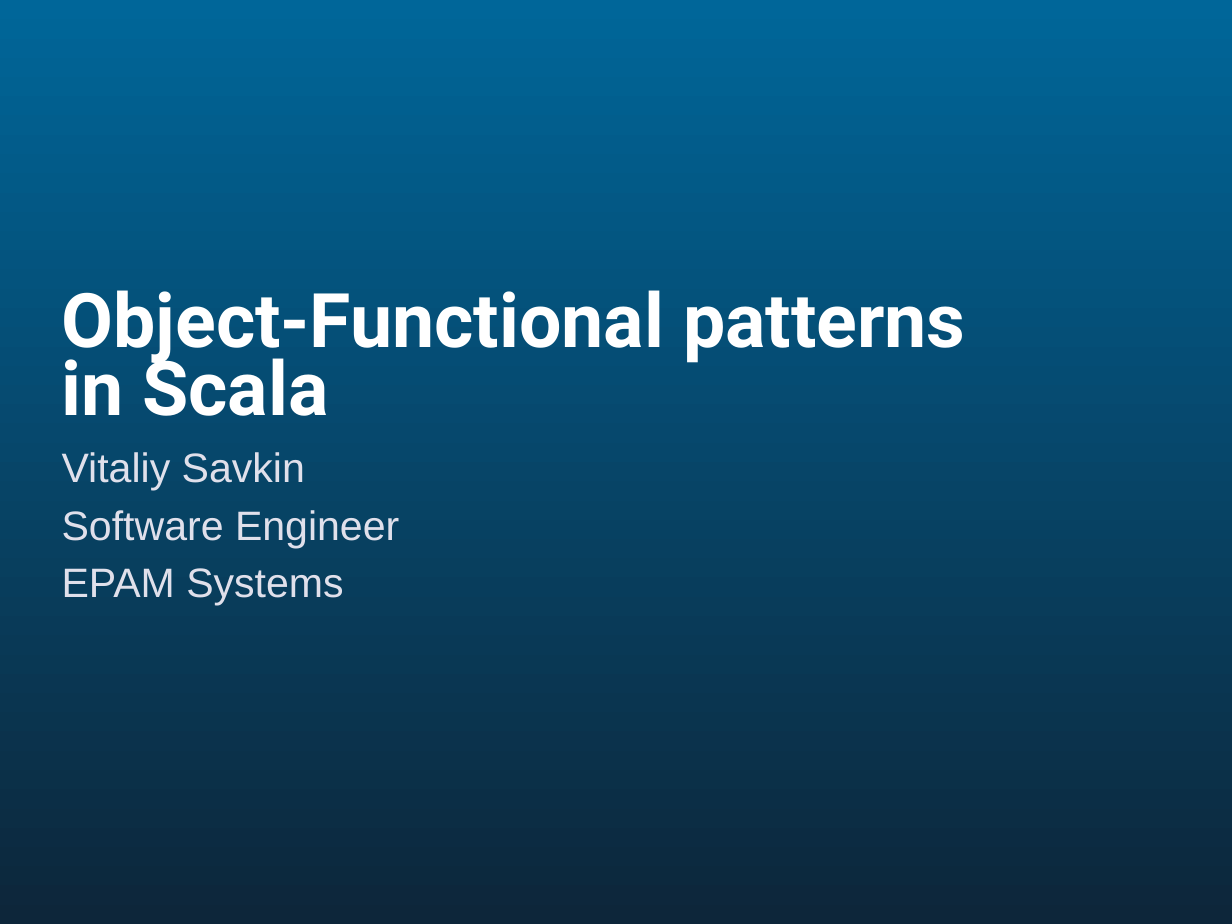
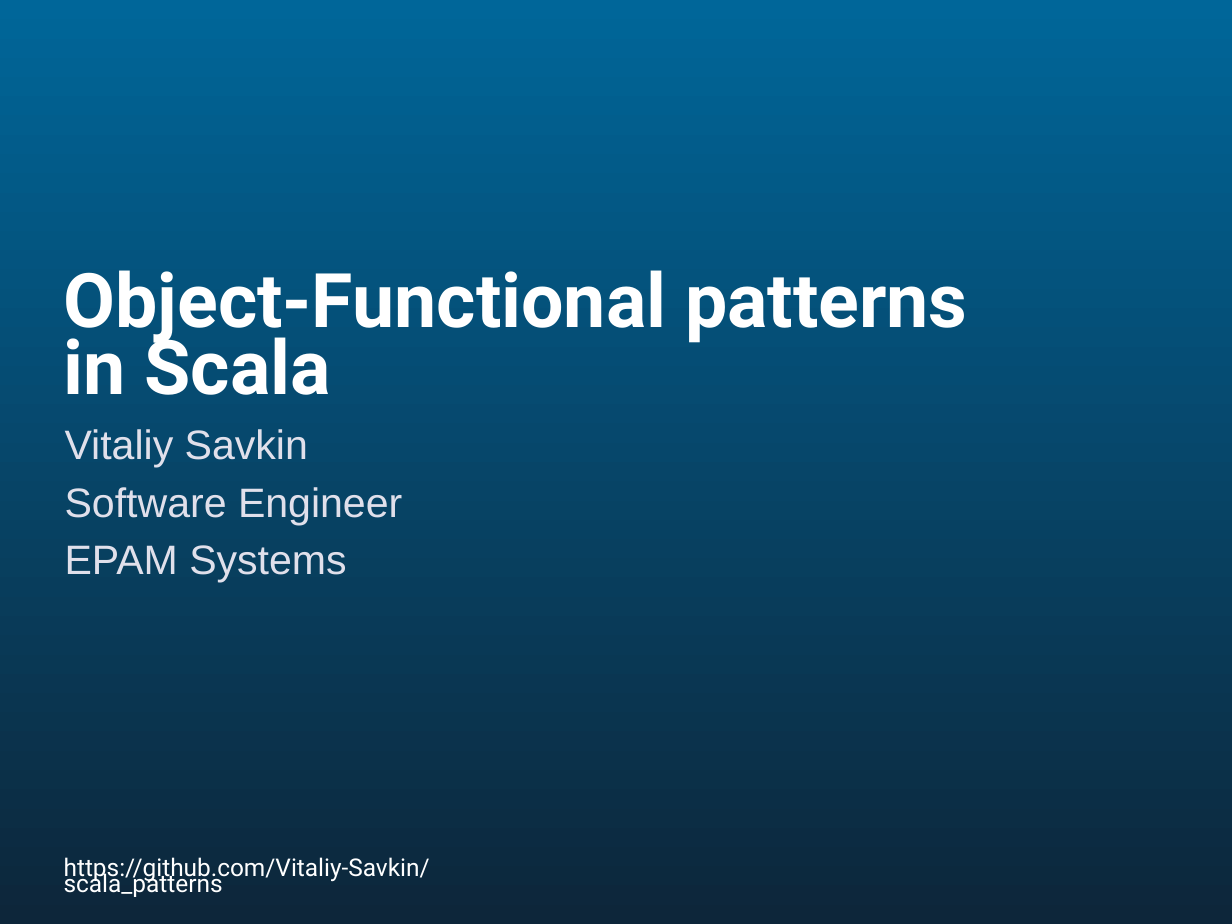
Before and after one commit to Vitaliy-Savkin/scala_patterns, a slide deck: slide 1 of presentations/Object-Functional patterns in Scala.pptx. Drawn at 1232x924 pixels with LibreOffice and Linux fonts; fonts in the diff are those of the drawing. Boxes give left, top, right and bottom in pixels: in the first picture for what was removed or moved away, otherwise in the second. Text is boxed around its words. In the diff, an @@ line names an element or a change of style, - is before the commit and + after.

```diff
--- a/presentations/Object-Functional patterns in Scala.pptx
+++ b/presentations/Object-Functional patterns in Scala.pptx
@@ title "Object-Functional patterns in Scala": place and size @@
-title "Object-Functional patterns in Scala" at (62, 290, 965, 416)
+title "Object-Functional patterns in Scala" at (64, 270, 967, 395)
@@ text "Vitaliy Savkin": place and size @@
-text "Vitaliy Savkin" at (62, 452, 399, 605)
+text "Vitaliy Savkin" at (65, 429, 402, 583)
@@ text added at (64, 857, 430, 897), 14.3 pt, text #FFFFFF @@
+https://github.com/Vitaliy-Savkin/scala_patterns
```
Also in this commit, not shown: 3 other slides changed, 1 slide added, 2 other files.
